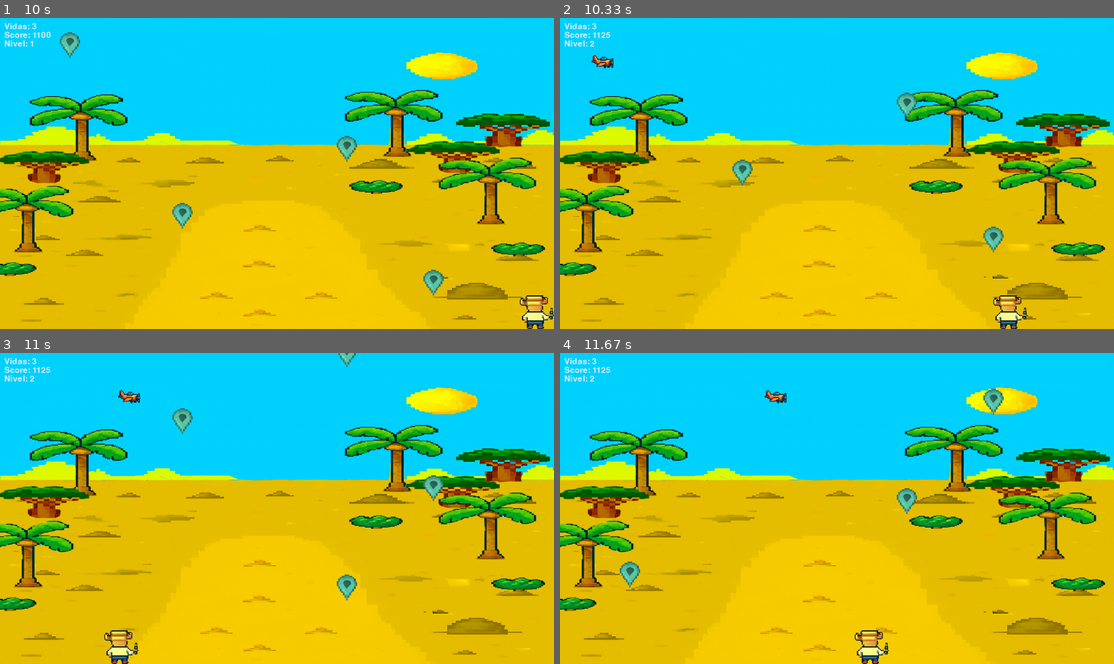
Above: before the commit, frames 1-4 (two rows, left to right).
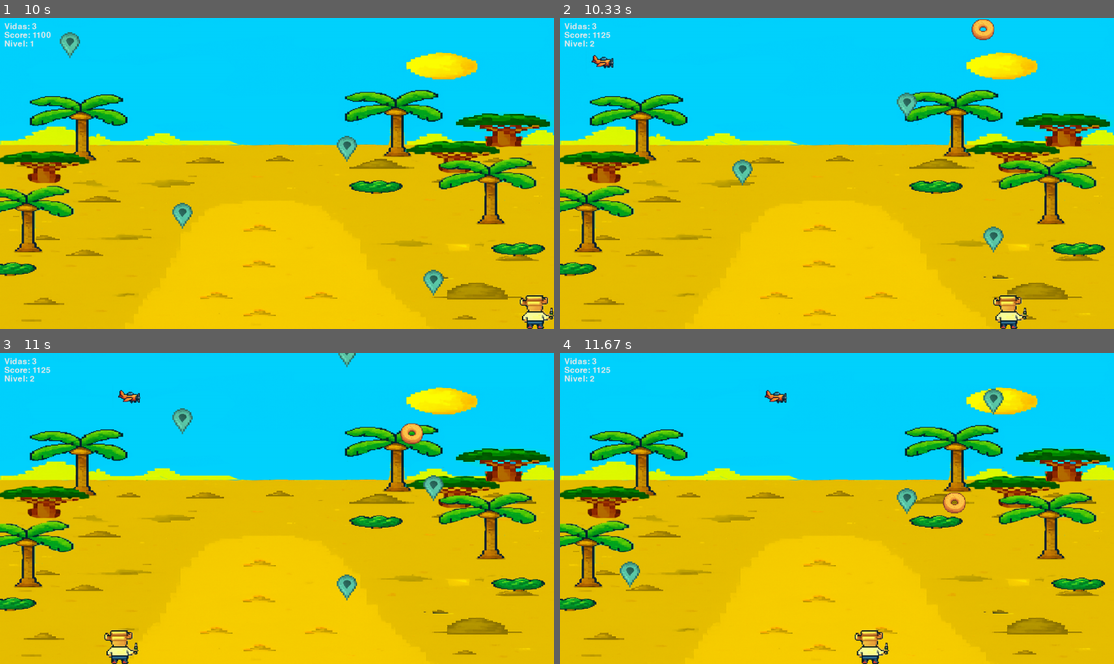
Above: after the commit, the same moments.

Repository: sebasmujica/ZP-PENGU
Game: pygame game, started from main.py
Two runs of this game, one before a commit and one after it. Both use one fixed random seed, a clock stepped at 60 frames per second and the inputs below.
Inputs:
- Up to frame 1 (10 s): tap Space at 0.33, 0.73, 1.03, 1.3, 1.6, 1.73, 2.03, 2.4, 2.7, 2.9, 3.2, 3.4, 3.7, 3.9, 4.2, 4.47, 4.77, 4.9, 5.2, 5.57, 5.87, 6.07, 6.37, 6.57, 6.87, 7.07, 7.37, 7.63, 7.93, 8.07, 8.37, 8.73, 9.03, 9.23, 9.53, 9.73 s; hold A 0.67-1.2 s; hold A 1.23-1.63 s; hold D 1.67-2.3 s; hold A 2.33-2.8 s; hold D 2.83-3.3 s; hold D 3.33-3.8 s; hold A 3.83-4.37 s; hold A 4.4-4.8 s; hold D 4.83-5.47 s; hold A 5.5-5.97 s; hold D 6-6.47 s; hold D 6.5-6.97 s; hold A 7-7.53 s; hold A 7.57-7.97 s; hold D 8-8.63 s; hold A 8.67-9.13 s; hold D 9.17-9.63 s; hold D from 9.67 s (still down)
- Up to frame 2 (10.33 s): tap Space at 10.03, 10.23 s; release D at 10.13 s; hold A from 10.17 s (still down)
- Up to frame 3 (11 s): tap Space at 10.53, 10.8 s; release A at 10.7 s; hold A from 10.73 s (still down)
- Up to frame 4 (11.67 s): tap Space at 11.1, 11.23, 11.53 s; release A at 11.13 s; hold D from 11.17 s (still down)

Frame 1 is identical in both runs. In frame 2, 0.2% of the frame differs, in the area x 74-79%, y 0-8%; in frame 3, 0.2%; in frame 4, 0.2%.

Commit message:
se añadio la chipa

Diff:
--- /dev/null
+++ b/chipa.py
@@ -0,0 +1,30 @@
+import pygame, random
+
+
+class Chipa(pygame.sprite.Sprite):
+    def __init__(self) -> None:
+        super().__init__()
+        self.image = pygame.image.load("imagenes/chipa.png").convert_alpha()
+        self.image = pygame.transform.scale(self.image,(80,80))
+
+        # 📍 Zona visible del fondo
+        self.limite_izq = 256
+        self.limite_der = 1024
+
+
+        # 🎯 Nacimiento dentro del rango del fondo (no en el aire lateral)
+        pos_x = random.randint(self.limite_izq + 50, self.limite_der - 50)
+        pos_y = random.randint(-150, -50)
+        self.rect = self.image.get_rect(center=(pos_x, pos_y))
+
+        # 🔄 Movimiento random
+        self.velocidad_y = random.randint(2, 5)
+        self.velocidad_x = random.choice([-1, 1]) * random.uniform(1, 2)
+
+    def update(self):
+        self.rect.y += self.velocidad_y
+        self.rect.x += int(self.velocidad_x)
+
+        # 🔁 Rebote lateral solo dentro del fondo visible
+        if self.rect.left <= self.limite_izq or self.rect.right >= self.limite_der:
+            self.velocidad_x *= -1
--- a/main.py
+++ b/main.py
@@ -7,6 +7,7 @@
 from avion import Avion, Avion_IAE
 from power_up import PowerUp
 from game_over import mostrar_game_over
+from chipa import Chipa
 
 pygame.init()
 pygame.display.set_caption("EL EXTERMINADOR")
@@ -19,6 +20,8 @@
 fondo = pygame.transform.scale(fondo,screen.get_size())
 
 def game():
+    score = 1000
+    nivel_actual = 1
     jugador = Jugador(screen_rect= screen.get_rect())
 
     grupo_jugador = pygame.sprite.GroupSingle()
@@ -26,6 +29,7 @@
 
     grupo_mosquito = pygame.sprite.Group()
     grupo_power_up = pygame.sprite.Group()
+    grupo_chipa = pygame.sprite.Group()
 
     # Evento que se dispara cada 2 segundo
     spaw_mosquito_time = 2000
@@ -51,6 +55,9 @@
     SPAWN_POWER_UP = pygame.USEREVENT + 6
     pygame.time.set_timer(SPAWN_POWER_UP,20000)
 
+    SPAWN_CHIPA = pygame.USEREVENT + 7
+    pygame.time.set_timer(SPAWN_POWER_UP,20000)
+
 
     def dibujar_vidas(surface, vidas):
         fuente = pygame.font.SysFont(None, 28)
@@ -66,9 +73,6 @@
         fuente = pygame.font.SysFont(None, 28)
         txt = fuente.render(f"Nivel: {nivel}", True, (235,235,235))
         surface.blit(txt, (10, 50))
-
-    score = 1000
-    nivel_actual = 1
 
     running = True
     while running:
@@ -86,6 +90,8 @@
             elif event.type ==  SPAWN_AVION:
                 avion = Avion()
                 grupo_avion.add(avion)
+                chipa = Chipa()
+                grupo_chipa.add(chipa)
             elif event.type == SPAWN_AVION_IAE:
                 avion = Avion_IAE()
                 grupo_avion.add(avion)
@@ -108,6 +114,7 @@
         grupo_explosion.update()
         grupo_avion.update()
         grupo_power_up.update()
+        grupo_chipa.update()
 
 
         #Detecta colision
@@ -123,11 +130,15 @@
         if j:
             hit = pygame.sprite.spritecollide(j, grupo_mosquito, True, collided=pygame.sprite.collide_mask)
             hit_power_up = pygame.sprite.spritecollide(j, grupo_power_up, True, collided=pygame.sprite.collide_mask)
+            hit_chipa = pygame.sprite.spritecollide(j, grupo_chipa, True, collided=pygame.sprite.collide_mask)
             if hit and not j.esta_invensible():
                 j.recibir_daño()
             elif hit_power_up:
                 j.laser_delay -= 50
                 print("delay reducido", j.laser_delay)
+            elif hit_chipa:
+                j.vidas += 1
+                print("vida aumentada a:", j.vidas)
 
         if j and j.vidas <= 0 or score <= 0:
             choise = mostrar_game_over(screen,fondo,j)
@@ -155,6 +166,7 @@
         grupo_power_up.draw(screen)
         grupo_mosquito.draw(screen)
         grupo_explosion.draw(screen)
+        grupo_chipa.draw(screen)
 
         if j:
             dibujar_vidas(screen,j.vidas)
Binary file added: imagenes/chipa.png
